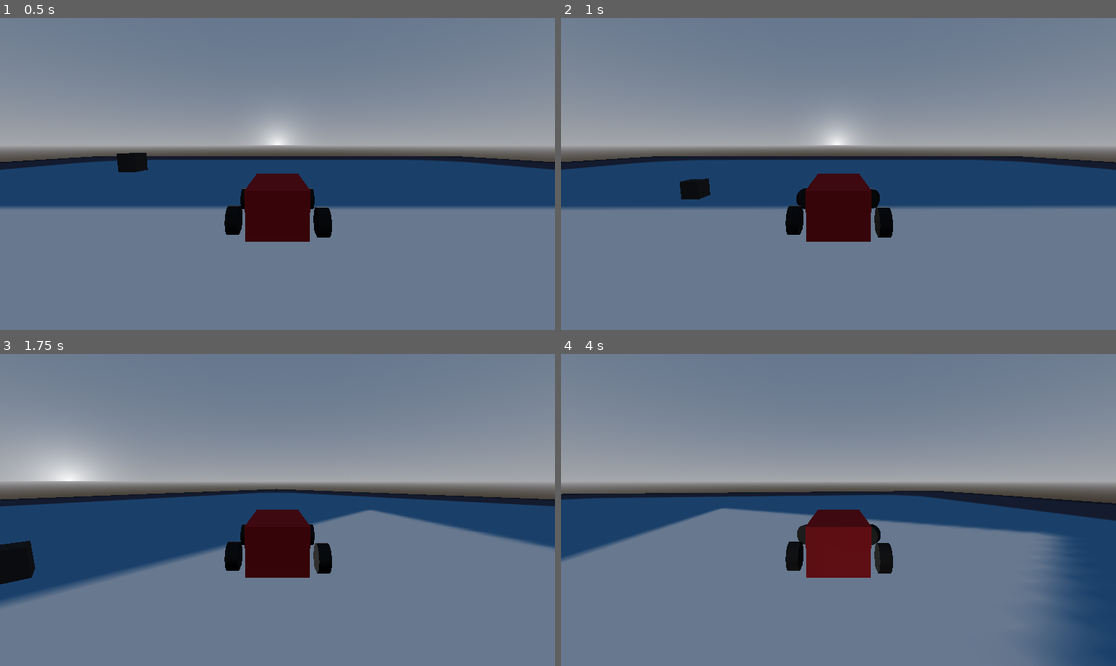
Above: before the commit, frames 1-4 (two rows, left to right).
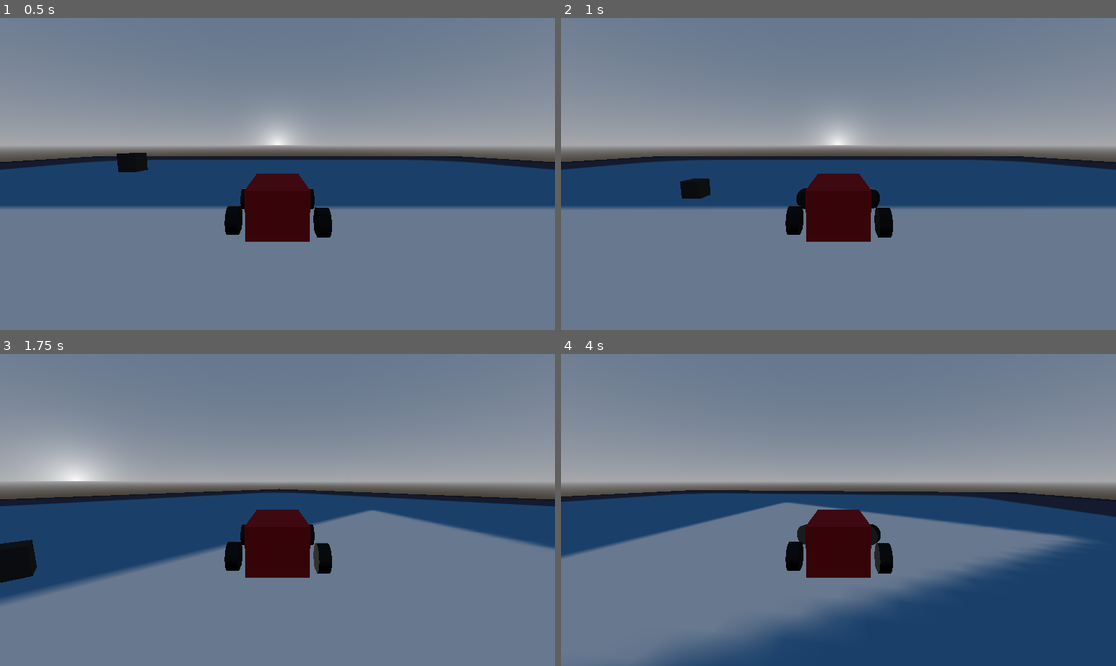
Above: after the commit, the same moments.

Repository: GrayJayV0/vehicle-test
Game: Godot game, scene res://world.tscn
Same seed, same stepped clock (60 frames per second), same inputs: the game is played once before the commit and once after it. The engine's default icon, where the game draws it, is replaced by a stand-in: a white triangle on a blue panel in a dark square.
Inputs:
- Up to frame 1 (0.5 s): no input
- Up to frame 2 (1 s): hold Right (ui_right) from 0.53 s (still down); hold Shift (drift) from 0.53 s (still down)
- Up to frame 3 (1.75 s): tap Enter at 1.25 s; release Right (ui_right) at 1.28 s; release Shift (drift) at 1.28 s; hold Down (ui_down) from 1.28 s (still down); tap Shift (drift) at 1.35 s
- Up to frame 4 (4 s): release Down (ui_down) at 2.03 s; hold Right (ui_right) 2.03-2.78 s; hold Shift (drift) 2.03-2.78 s; hold Up (ui_up) 2.78-3.53 s; tap Shift (drift) at 2.85 s; hold Left (ui_left) from 3.53 s (still down); hold Shift (drift) from 3.53 s (still down)

Frame 1 is identical in both runs. In frame 2, less than 0.1% of the frame differs, in the area x 1-100%, y 44-59%; in frame 3, less than 0.1%; in frame 4, 21%, in the area x 0-100%, y 43-100%.
Error before the commit: Invalid operands 'float' and 'Nil' in operator '*'. (res://car.gd:46)

Commit message:
Almost Finished Drift

Diff:
--- a/car.gd
+++ b/car.gd
@@ -13,7 +13,8 @@
 var axis
 # Called when the node enters the scene tree for the first time.
 func _ready() -> void:
-	pass # Replace with function body.
+	pass
+
 # Called every frame. 'delta' is the elapsed time since the previous frame.
 func _physics_process(delta: float) -> void:
 	#print(rotation_degrees,rotation)
@@ -38,33 +39,60 @@
 		engine_force = Input.get_axis("ui_down","ui_up") * ENGINE_POWER
 		steering = move_toward(steering, Input.get_axis("ui_right","ui_left") * MAX_STEER, delta * 10)
 	else:
-		apply_central_impulse(Vector3(10,0,0))
 		linear_velocity.z = old_velocity.z
+		linear_velocity.x = old_velocity.x
 		apply_torque_impulse(Vector3(0,10*Input.get_axis("ui_right","ui_left"),0))
 
 func _integrate_forces(state: PhysicsDirectBodyState3D) -> void:
-	var add = fposmod(rotation_degrees.y,90)*axis
+	var total
+	var clamp_rotation
 	if drift and axis == 1:
 		if Input.get_axis("ui_right","ui_left") == 1:
-			var clamp_rotation = clamp(rotation_degrees.y,new_rotation.y,new_rotation.y+75)
-			rotation_degrees = Vector3(rotation_degrees.x,clamp_rotation,rotation_degrees.z)
+			if (sign(rotation_degrees.y)*new_rotation.y + 75 > sign(rotation_degrees.y)*90):
+				if clamp(rotation_degrees.y,[new_rotation.y+(90*sign(rotation_degrees.y)),0].min(),[new_rotation.y+(90*sign(rotation_degrees.y)),0].max()):
+					rotation_degrees.y = clamp(rotation_degrees.y,[new_rotation.y+(90*sign(rotation_degrees.y)),0].min(),[new_rotation.y+(90*sign(rotation_degrees.y)),0].max())
+				elif clamp(rotation_degrees.y,new_rotation.y,90):
+					rotation_degrees.y = clamp(rotation_degrees.y,new_rotation.y,90)
+			else:
+				clamp_rotation = clamp(rotation_degrees.y,new_rotation.y,new_rotation.y + 75)
+				rotation_degrees.y = clamp_rotation
 		elif Input.get_axis("ui_right","ui_left") == 0:
-			var clamp_rotation = clamp(rotation_degrees.y,new_rotation.y+45,new_rotation.y+75)
-			rotation_degrees = Vector3(rotation_degrees.x,clamp_rotation,rotation_degrees.z)
+			if (sign(rotation_degrees.y)*new_rotation.y + 45 > sign(rotation_degrees.y)*90):
+				if clamp(rotation_degrees.y,[new_rotation.y+(90*sign(rotation_degrees.y)),0].min(),[new_rotation.y+(90*sign(rotation_degrees.y)),0].max()):
+					rotation_degrees.y = clamp(rotation_degrees.y,[new_rotation.y+(90*sign(rotation_degrees.y)),0].min(),[new_rotation.y+(90*sign(rotation_degrees.y)),0].max())
+				elif clamp(rotation_degrees.y,new_rotation.y,90):
+					rotation_degrees.y = clamp(rotation_degrees.y,new_rotation.y,90)
+			else:
+				if (sign(rotation_degrees.y)*new_rotation.y + 25 > sign(rotation_degrees.y)*90):
+					if clamp(rotation_degrees.y,[new_rotation.y+(90*sign(rotation_degrees.y)),0].min(),[new_rotation.y+(90*sign(rotation_degrees.y)),0].max()):
+						rotation_degrees.y = clamp(rotation_degrees.y,[new_rotation.y+(90*sign(rotation_degrees.y)),0].min(),[new_rotation.y+(90*sign(rotation_degrees.y)),0].max())
+					elif clamp(rotation_degrees.y,new_rotation.y,90):
+						rotation_degrees.y = clamp(rotation_degrees.y,new_rotation.y,90)
+				else:
+					clamp_rotation = clamp(rotation_degrees.y,new_rotation.y,new_rotation.y + 25)
+					rotation_degrees.y = clamp_rotation
 		elif Input.get_axis("ui_right","ui_left") == -1:
-			var clamp_rotation = clamp(rotation_degrees.y,new_rotation.y+25,new_rotation.y+75)
-			rotation_degrees = Vector3(rotation_degrees.x,clamp_rotation,rotation_degrees.z)
+			if (sign(rotation_degrees.y)*new_rotation.y + 25 > sign(rotation_degrees.y)*90):
+				if clamp(rotation_degrees.y,[new_rotation.y+(90*sign(rotation_degrees.y)),0].min(),[new_rotation.y+(90*sign(rotation_degrees.y)),0].max()):
+					rotation_degrees.y = clamp(rotation_degrees.y,[new_rotation.y+(90*sign(rotation_degrees.y)),0].min(),[new_rotation.y+(90*sign(rotation_degrees.y)),0].max())
+				elif clamp(rotation_degrees.y,new_rotation.y,90):
+					rotation_degrees.y = clamp(rotation_degrees.y,new_rotation.y,90)
+			else:
+				clamp_rotation = clamp(rotation_degrees.y,new_rotation.y,new_rotation.y + 25)
+				rotation_degrees.y = clamp_rotation
 		else:
 			pass
 	elif drift and axis == -1:
 		if Input.get_axis("ui_right","ui_left") == -1:
-			var clamp_rotation = clamp(rotation_degrees.y,new_rotation.y-75,new_rotation.y)
+			total = [new_rotation.y,new_rotation.y-75]
+			print(total)
+			clamp_rotation = clamp(rotation_degrees.y,total.min(),total.max())
 			rotation_degrees = Vector3(rotation_degrees.x,clamp_rotation,rotation_degrees.z)
 		elif Input.get_axis("ui_right","ui_left") == 0:
-			var clamp_rotation = clamp(rotation_degrees.y,new_rotation.y-75,new_rotation.y-45)
+			clamp_rotation = clamp(rotation_degrees.y,new_rotation.y-75,new_rotation.y-45)
 			rotation_degrees = Vector3(rotation_degrees.x,clamp_rotation,rotation_degrees.z)
 		elif Input.get_axis("ui_right","ui_left") == 1:
-			var clamp_rotation = clamp(rotation_degrees.y,new_rotation.y-75,new_rotation.y-25)
+			clamp_rotation = clamp(rotation_degrees.y,new_rotation.y-75,new_rotation.y-25)
 			rotation_degrees = Vector3(rotation_degrees.x,clamp_rotation,rotation_degrees.z)
 		else:
 			pass
